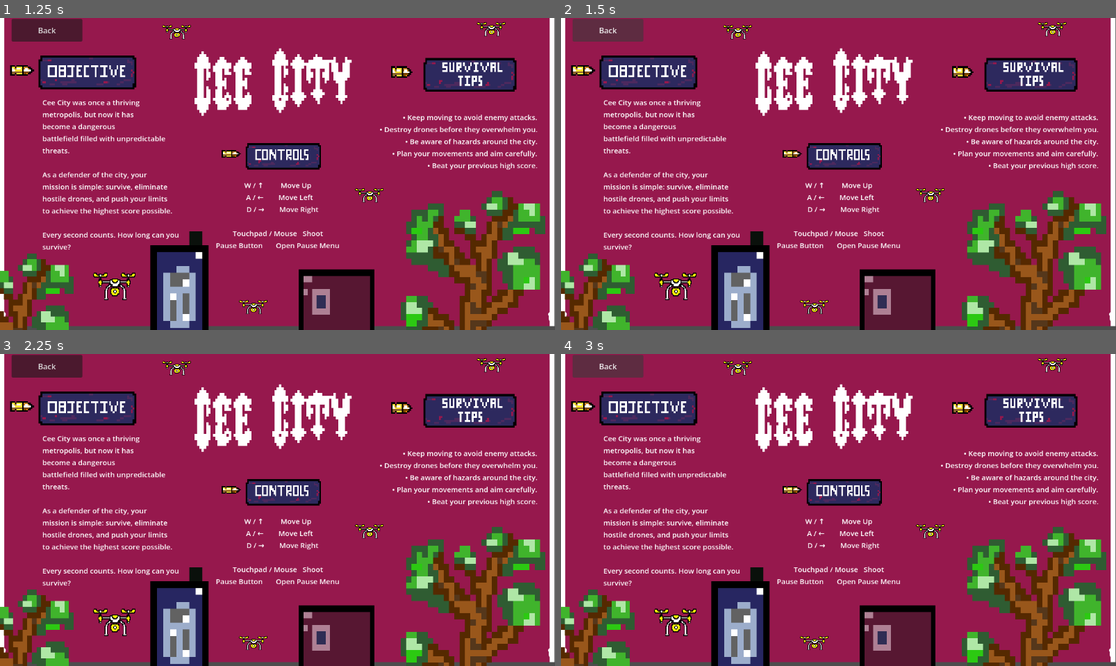
Above: before the commit, frames 1-4 (two rows, left to right).
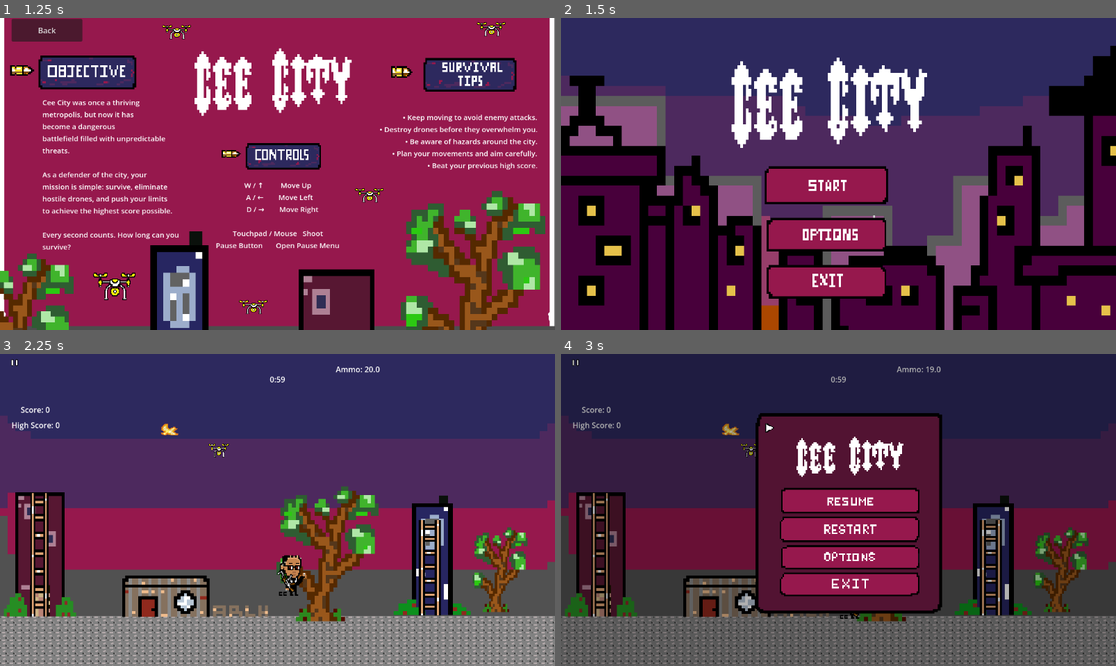
Above: after the commit, the same moments.

Repository: rimam-byte/gamedev
Game: Godot game, scene res://scenes/mainmenu.tscn
Same seed, same stepped clock (60 frames per second), same inputs: the game is played once before the commit and once after it.
Inputs (mouse positions are in pixels of both pictures, inside the frame that each line leads up to):
- Up to frame 1 (1.25 s): click (266, 236) at 0.5 s
- Up to frame 2 (1.5 s): click "Back" at 1.25 s
- Up to frame 3 (2.25 s): click (266, 522) at 2.02 s
- Up to frame 4 (3 s): click (577, 363) at 2.77 s

Frame 1 is identical in both runs. In frame 2, 90% of the frame differs, in the area x 0-100%, y 0-100%; in frame 3, 86%; in frame 4, 94%.

Commit message:
main menu completion

Diff:
--- a/cee-city/scenes/level.tscn
+++ b/cee-city/scenes/level.tscn
@@ -14,6 +14,7 @@
 [ext_resource type="Script" uid="uid://cmb7pcjy4oid0" path="res://scripts/ladder.gd" id="13_64w2a"]
 [ext_resource type="Texture2D" uid="uid://djmnm05omw5n8" path="res://assets/bird.png" id="13_wc255"]
 [ext_resource type="PackedScene" uid="uid://co2husxqiq5dt" path="res://scenes/pausemenu.tscn" id="16_arp2o"]
+[ext_resource type="PackedScene" uid="uid://c31obct0v4kll" path="res://scenes/options.tscn" id="16_ux5qa"]
 [ext_resource type="Texture2D" uid="uid://c7vo6p6ykycvc" path="res://assets/button.png" id="19_8gofh"]
 
 [sub_resource type="CompressedTexture2D" id="CompressedTexture2D_klq6b"]
@@ -321,6 +322,10 @@
 offset_right = -678.0
 offset_bottom = 13.0
 
+[node name="options" parent="CanvasLayer3/pausemenu" unique_id=1515373387 instance=ExtResource("16_ux5qa")]
+visible = false
+layout_mode = 1
+
 [connection signal="body_entered" from="Area2D" to="Area2D" method="_on_body_entered"]
 [connection signal="body_exited" from="Area2D" to="Area2D" method="_on_body_exited"]
 [connection signal="pressed" from="pause" to="." method="_on_pause_pressed"]
--- a/cee-city/scenes/options.tscn
+++ b/cee-city/scenes/options.tscn
@@ -1,6 +1,7 @@
 [gd_scene format=3 uid="uid://c31obct0v4kll"]
 
 [ext_resource type="Texture2D" uid="uid://0sox0f36gt46" path="res://assets/options6.png" id="1_c2u1v"]
+[ext_resource type="Script" uid="uid://c0cpvfmse18kd" path="res://scripts/options.gd" id="1_gyu1t"]
 [ext_resource type="Texture2D" uid="uid://bmg050oukwajs" path="res://assets/title1.png" id="2_yjkok"]
 [ext_resource type="Texture2D" uid="uid://dmvah3oee58gp" path="res://assets/tree.png" id="3_1sggn"]
 [ext_resource type="Texture2D" uid="uid://ccu3qpjecerya" path="res://assets/building1.1.png" id="4_e6vpq"]
@@ -28,6 +29,7 @@
 offset_top = -12.0
 grow_horizontal = 2
 grow_vertical = 2
+script = ExtResource("1_gyu1t")
 
 [node name="Options6" type="Sprite2D" parent="." unique_id=523560639]
 position = Vector2(575, 328)
--- /dev/null
+++ b/cee-city/scripts/options.gd
@@ -0,0 +1,7 @@
+extends Control
+
+func _on_back_pressed() -> void:
+	if SceneManager.previous_scene == 'main_menu':
+		get_tree().change_scene_to_file('res://scenes/mainmenu.tscn')
+	elif SceneManager.previous_scene == 'pause':
+		get_tree().change_scene_to_file('res://scenes/level.tscn')
Not shown, added: cee-city/scripts/options.gd.uid
